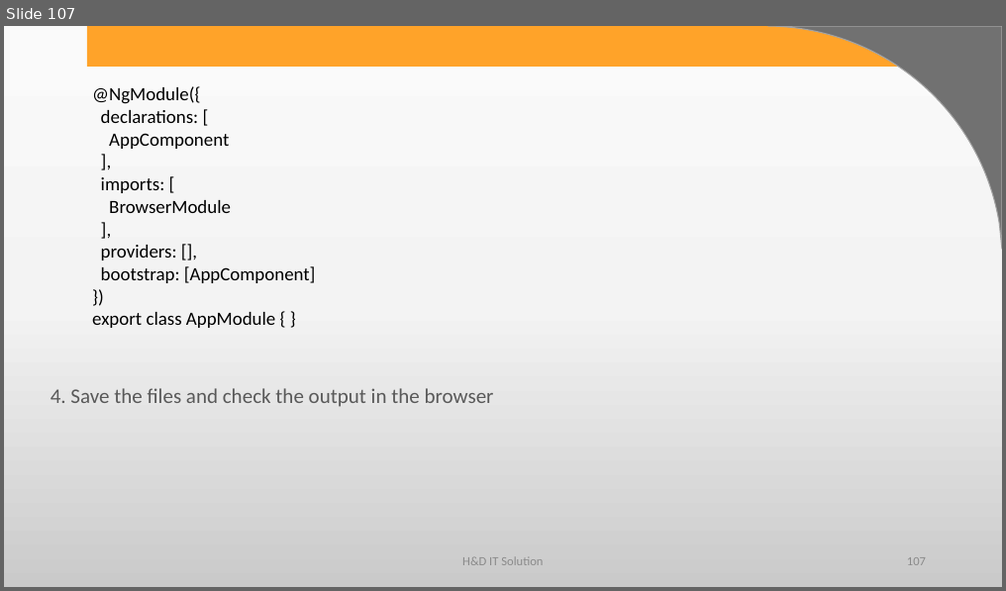
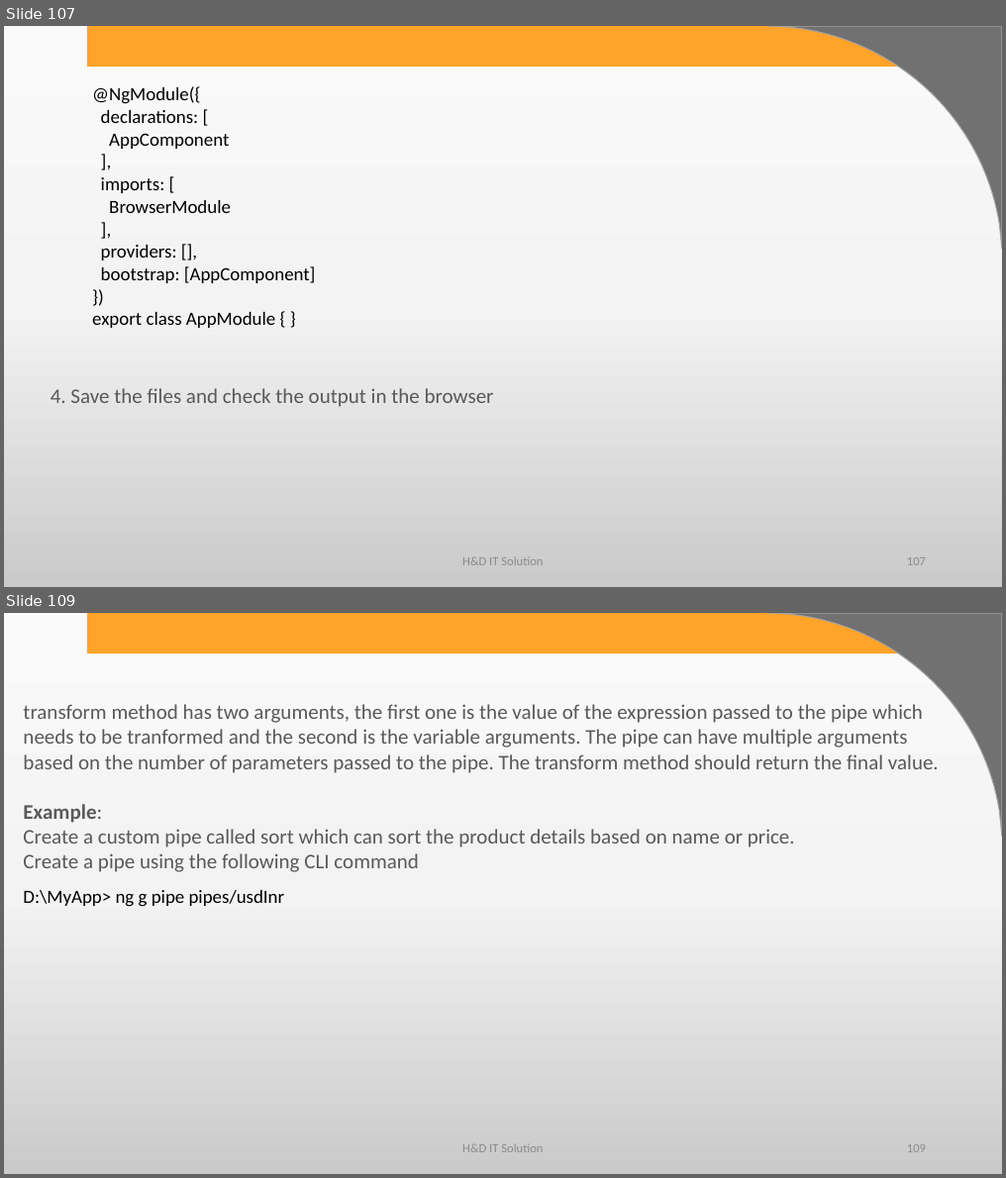
Before and after one commit to harshadasawant/infiniteAngular, a slide deck: ppt/ANGULAR.pptx. Shown one above the other, each under a label of ours: slide 107 before the commit, slides 107 and 109 after it; the slides between them are not shown. The pictures are 1006x591 and 1006x1178 pixels, drawn with LibreOffice and Linux fonts; fonts in the diff are those of the drawing; background and template pictures are left out. Boxes give left, top, right and bottom in pixels: in the first picture for what was removed or moved away, otherwise in the second. Text is boxed around its words. In the diff, an @@ line names an element or a change of style, - is before the commit and + after.

Commit message:
pipes

```diff
--- a/ppt/ANGULAR.pptx
+++ b/ppt/ANGULAR.pptx
@@ slide 109 added at (4,613,1002,1174), background gradient #FBFBFB to #F4F4F4 to #CBCBCB; not listed: 2 template elements that a slide beside it also shows @@
@@ text added at (23,704,939,872), 20 pt, text #595959 @@
+transform method has two arguments, the first one is the value of the expression passed to the pipe which needs to be tranformed and the second is the variable arguments. The pipe can have multiple arguments based on the number of parameters passed to the pipe. The transform method should return the final value.
+Example:
+Create a custom pipe called sort which can sort the product details based on name or price.
+Create a pipe using the following CLI command
@@ text added at (23,890,285,907), 18 pt, text #000000 @@
+D:\MyApp> ng g pipe pipes/usdInr
@@ text added at (462,1145,543,1153), 12 pt, text #8C8C8C @@
+H&D IT Solution
@@ page number added at (907,1145,926,1153), 12 pt, text #8C8C8C @@
+109
```
Also in this commit, not shown: 2 slides changed, 3 other slides added, 6 other files.
